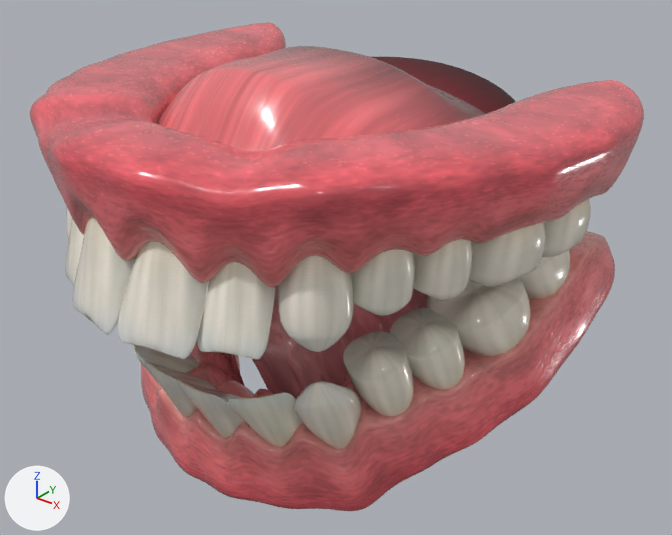
The glTF model assets/dental_model.glb: old version first, new version second.
Rendered twice from a 50 mm camera at (0.0681, -0.0802, 0.05) aimed at (0.0027, 0.0016, -0.0007). Lighting does not change. The marker at lower left points along +X, +Y and +Z. The picture after the commit comes second. Where no turn or scale is listed for an object, it has been applied to the vertices. Vertices at exactly the same position are counted once.

Script lines for the objects in view, before the commit:
```python
me_lower_jaw = bpy.data.meshes.new('Lower_jaw')
me_lower_jaw.from_pydata(...)  # 36031 vertices, 71104 faces; spans x -1.0..1.0, y -0.89..0.89, z -0.49..0.49
# faces by material slot: [24191, 43890, 3023]
me_lower_jaw.materials.append(mat_teeth)
me_lower_jaw.materials.append(mat_gums)
me_lower_jaw.materials.append(mat_tongue)
me_mouth_cavity = bpy.data.meshes.new('Mouth_cavity')
me_mouth_cavity.from_pydata(...)  # 4369 vertices, 8514 faces; spans x -0.0203..0.0203, y -0.0254..0.0254, z -0.0104..0.0104
# faces by material slot: [7042, 1472]
me_mouth_cavity.materials.append(mat_gums)
me_mouth_cavity.materials.append(mat_throat)
me_upper_jaw = bpy.data.meshes.new('Upper_jaw')
me_upper_jaw.from_pydata(...)  # 34437 vertices, 68081 faces; spans x -0.0338..0.0338, y -0.0269..0.0269, z -0.0099..0.0099
# faces by material slot: [24192, 43889]
me_upper_jaw.materials.append(mat_teeth)
me_upper_jaw.materials.append(mat_gums)
ob_lower_jaw = bpy.data.objects.new('Lower_jaw', me_lower_jaw)
ob_lower_jaw.location = (0.0, 0.0038, -0.0079)
ob_lower_jaw.scale = (0.0303, 0.0303, 0.0303)
ob_mouth_cavity = bpy.data.objects.new('Mouth_cavity', me_mouth_cavity)
ob_mouth_cavity.location = (0.0, 0.0072, 0.0155)
ob_upper_jaw = bpy.data.objects.new('Upper_jaw', me_upper_jaw)
ob_upper_jaw.location = (0.0, -0.004, 0.0127)
```
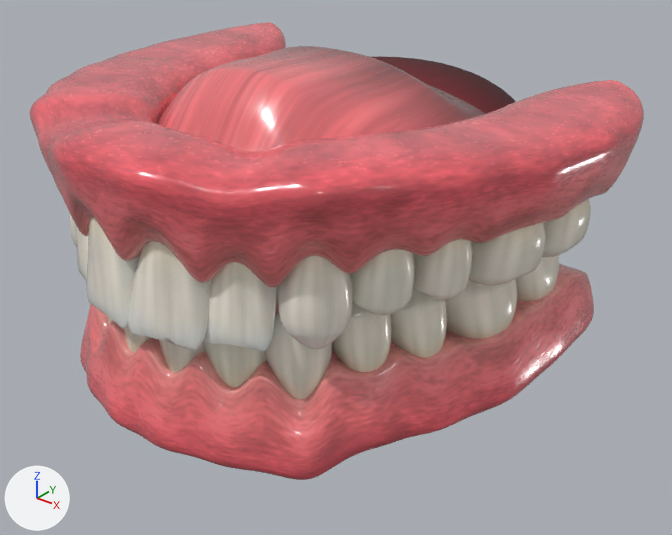
The newer file is also turned or shifted as a whole; pictures and numbers use the older file's frame.

Where the change shows, as pixel boxes (x1, y1, x2, y2) in the pictures (672 x 535 px):
'Upper_jaw', reshaped: before (30, 22, 644, 360); after (30, 22, 644, 351)
'Lower_jaw', no longer drawn: before (133, 231, 615, 511)
    faces in mat_gums: (141, 231, 615, 511)
    faces in mat_teeth: (133, 250, 570, 449)
    faces in mat_tongue: (231, 286, 428, 398)
'Lower_jaw.001', added (pink): after (80, 255, 594, 480)
    faces in mat_gums: (80, 264, 594, 480)
    faces in mat_teeth: (107, 255, 559, 399)

The edits, one by one:
me_upper_jaw is used by ob_upper_jaw; location (0.0, -0.004, 0.0127).
me_upper_jaw had 34437 vertices, 68081 faces and spanned x -0.0338..0.0338, y -0.0269..0.0269, z -0.0099..0.0099.
me_upper_jaw now has 34439 vertices, 68081 faces and spans x -0.0338..0.0338, y -0.0269..0.0269, z -0.0099..0.0099.
me_upper_jaw part 1: 44 vertices moved within x -0.03..0.0295, y -0.0196..0.0269, z -0.0094..0.0097; 14504 vertices removed from x -0.0338..0.0338, y -0.0269..0.0269, z -0.0099..0.0099; 14506 vertices added at x -0.0338..0.0338, y -0.0269..0.0269, z -0.0099..0.0099.
Mesh me_lower_jaw_1 is new.
It has 36027 vertices, 71103 faces and spans x -0.0303..0.0303, y -0.0272..0.0274, z -0.0107..0.0106.
Faces by material slot: [24191, 43889, 3023].
It uses material mat_teeth.
It uses material mat_gums.
It uses material mat_tongue.
Object 'Lower_jaw' (ob_lower_jaw) now shows nothing instead of me_lower_jaw.
Object 'Lower_jaw.001' (ob_lower_jaw_001) is new; it shows me_lower_jaw_1.
Its location is (0.0, -0.0022, -0.0015).
